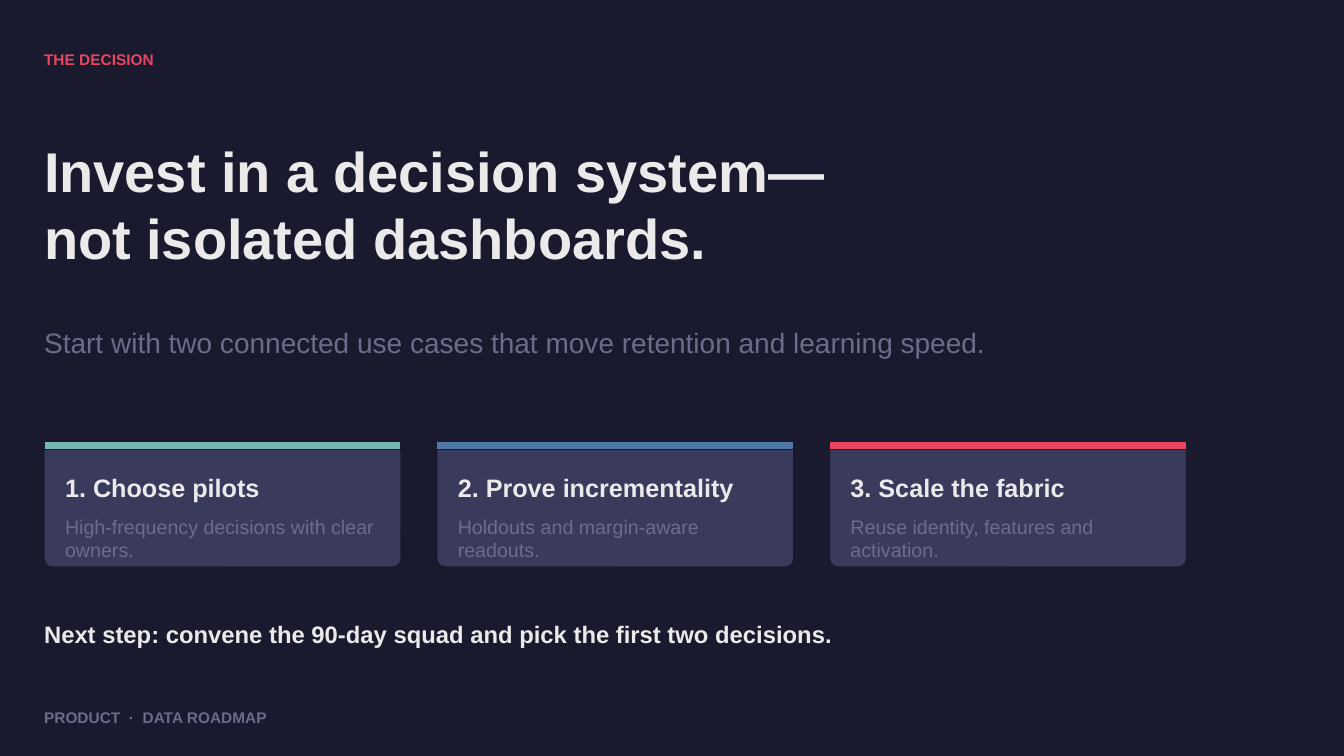
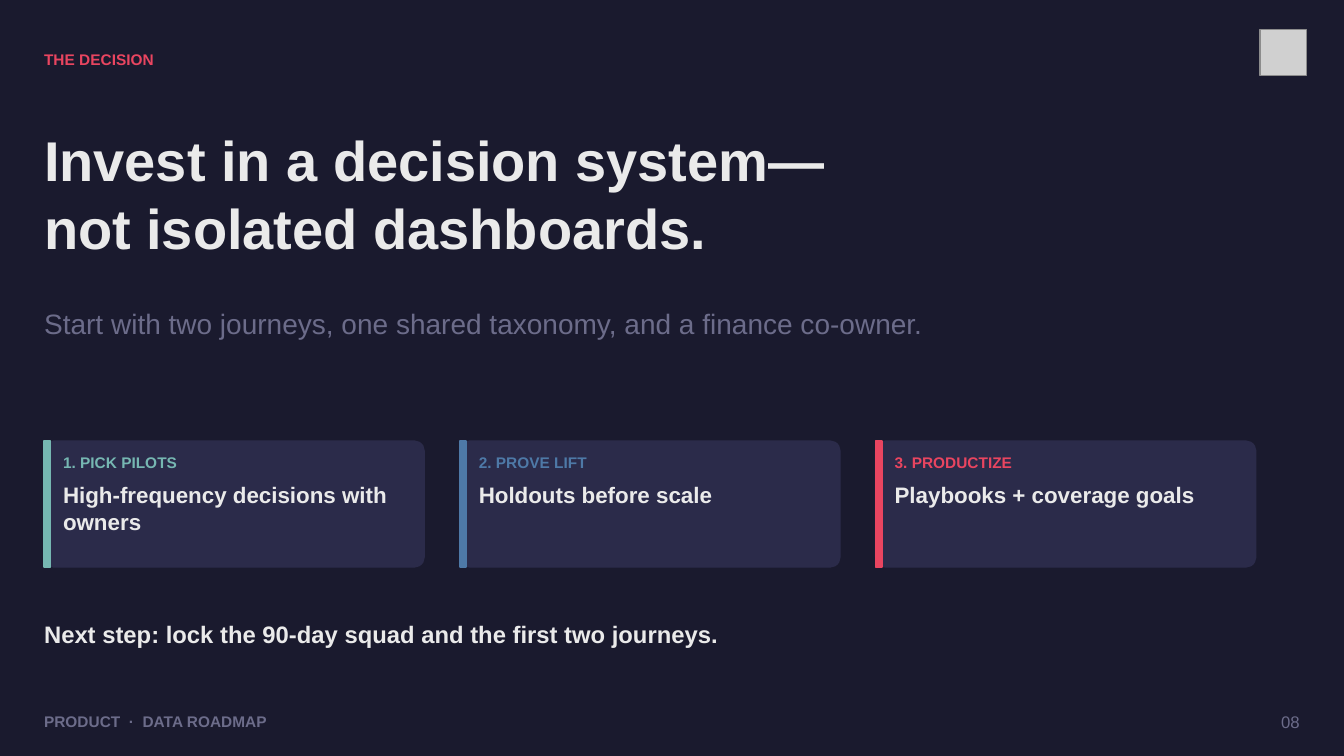
Before and after one commit to dhanesh123in/ppt-gen, a slide deck: slide 8 of examples/roadmap-demo.pptx. Drawn at 1344x756 pixels with LibreOffice and Linux fonts; fonts in the diff are those of the drawing; grey boxes stand for pictures. Boxes give left, top, right and bottom in pixels: in the first picture for what was removed or moved away, otherwise in the second. Text is boxed around its words. In the diff, an @@ line names an element or a change of style, - is before the commit and + after.

```diff
--- a/examples/roadmap-demo.pptx
+++ b/examples/roadmap-demo.pptx
@@ picture added at box(1260, 29, 1307, 76) @@
@@ text at box(44, 140, 825, 250): text changed @@
-Invest in a decision system—
-not isolated dashboards.
+Invest in a decision system—
+not isolated dashboards.
@@ text at box(44, 314, 922, 339): text changed @@
-Start with two connected use cases that move retention and learning speed.
+Start with two journeys, one shared taxonomy, and a finance co-owner.
@@ rounded rectangle: place and size @@
-rounded rectangle at box(44, 442, 401, 568)
+rounded rectangle at box(44, 442, 424, 568)
@@ rectangle removed at box(44, 442, 401, 450) @@
@@ rectangle added at box(44, 442, 50, 568), fill #76B7B2, outline #76B7B2 1 pt @@
@@ rectangle removed at box(437, 442, 793, 450) @@
@@ rounded rectangle: place and size @@
-rounded rectangle at box(437, 442, 793, 568)
+rounded rectangle at box(460, 442, 840, 568)
@@ rectangle added at box(460, 442, 466, 568), fill #4E79A7, outline #4E79A7 1 pt @@
@@ rectangle removed at box(830, 442, 1187, 450) @@
@@ fill #3A3A5C to #2B2B4A; outline #1A1A2E 1 pt to #2B2B4A 1 pt; proportions changed in 3 elements at box(44, 442, 424, 568), box(460, 442, 840, 568), box(876, 442, 1256, 568) @@
@@ rounded rectangle: place and size @@
-rounded rectangle at box(830, 442, 1187, 568)
+rounded rectangle at box(876, 442, 1256, 568)
@@ rectangle added at box(876, 442, 882, 568), fill #E94560, outline #E94560 1 pt @@
@@ text at box(63, 457, 177, 468): text changed; size 18 to 11 pt; text colour #EAEAEA to #76B7B2 @@
-1. Choose pilots
+1. PICK PILOTS
@@ text at box(479, 457, 587, 468): text changed; size 18 to 11 pt; text colour #EAEAEA to #4E79A7 @@
-2. Prove incrementality
+2. PROVE LIFT
@@ text at box(895, 457, 1012, 468): text changed; size 18 to 11 pt; text colour #EAEAEA to #E94560 @@
-3. Scale the fabric
+3. PRODUCTIZE
@@ text at box(63, 486, 387, 530): text changed; size 14 to 16 pt; text colour #6C6C8A to #EAEAEA; bold on @@
-High-frequency decisions with clear owners.
+High-frequency decisions with owners
@@ text added at box(479, 486, 712, 503), 16 pt, text #EAEAEA, bold @@
+Holdouts before scale
@@ text added at box(895, 486, 1194, 508), 16 pt, text #EAEAEA, bold @@
+Playbooks + coverage goals
@@ text removed at box(458, 520, 699, 557) @@
-Holdouts and margin-aware readouts.
@@ text removed at box(850, 520, 1094, 557) @@
-Reuse identity, features and activation.
@@ text at box(44, 625, 718, 648): text changed @@
-Next step: convene the 90-day squad and pick the first two decisions.
+Next step: lock the 90-day squad and the first two journeys.
@@ text "PRODUCT · DATA ROADMAP": place and size @@
-text "PRODUCT · DATA ROADMAP" at box(44, 712, 267, 723)
+text "PRODUCT · DATA ROADMAP" at box(44, 716, 267, 727)
@@ text added at box(1281, 716, 1300, 728), 12 pt, text #6C6C8A @@
+08
```
Also in this commit, not shown: 6 other slides changed, 1 slide added, 1 slide removed, 19 other files.
